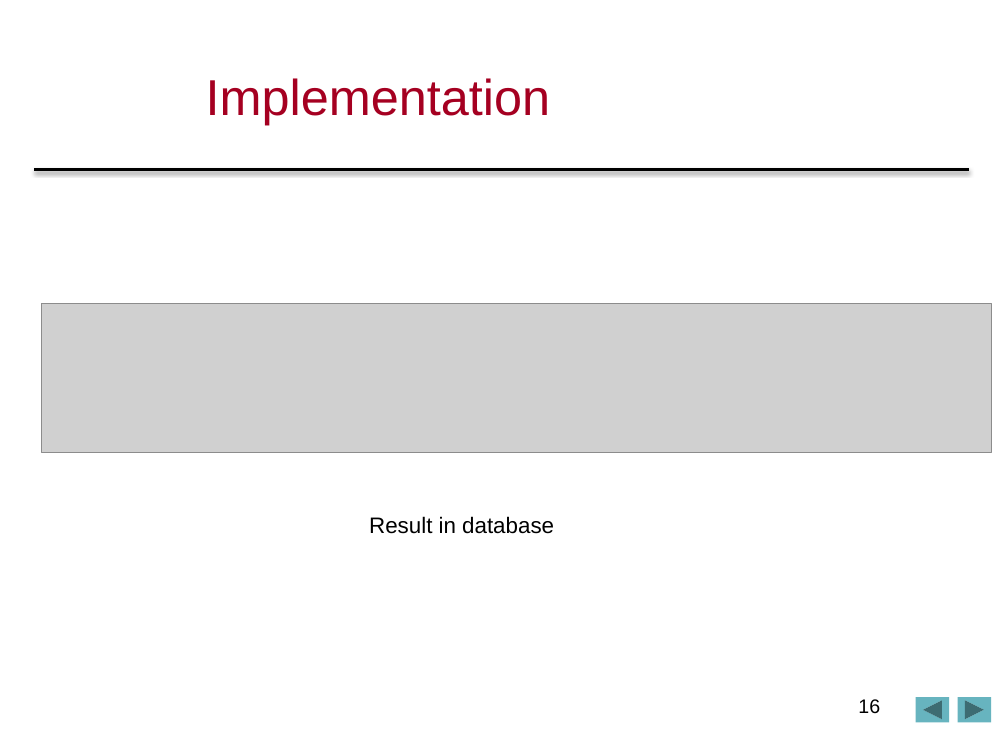
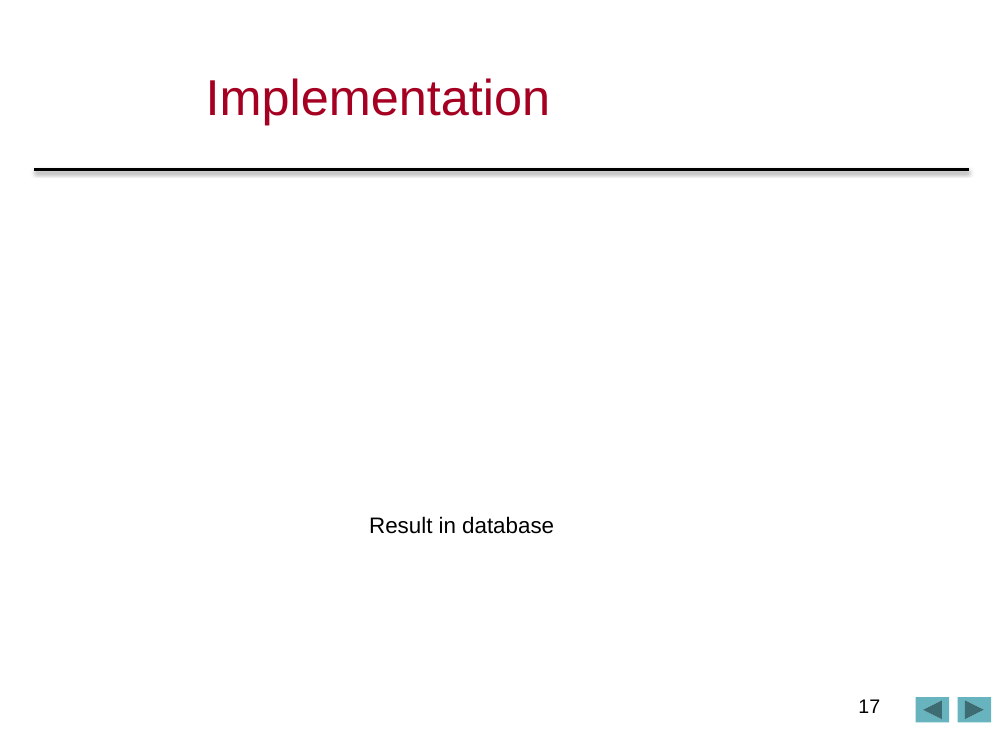
Before and after one commit to sonialin/comp433p2p3, a slide deck: slide 17 of comp433p2p3/COMP433FinalPPT.pptx (slide 16 before the commit). Drawn at 1008x756 pixels with LibreOffice and Linux fonts; fonts in the diff are those of the drawing; grey boxes stand for pictures; background and template pictures are left out. Boxes give left, top, right and bottom in pixels: in the first picture for what was removed or moved away, otherwise in the second. Text is boxed around its words. In the diff, an @@ line names an element or a change of style, - is before the commit and + after.

```diff
--- a/comp433p2p3/COMP433FinalPPT.pptx
+++ b/comp433p2p3/COMP433FinalPPT.pptx
@@ picture removed at box(42, 303, 992, 452) @@
@@ page number at box(858, 699, 880, 713): text changed @@
-16
+17
```
Also in this commit, not shown: 5 other slides changed, 1 slide added, 1 other file.
